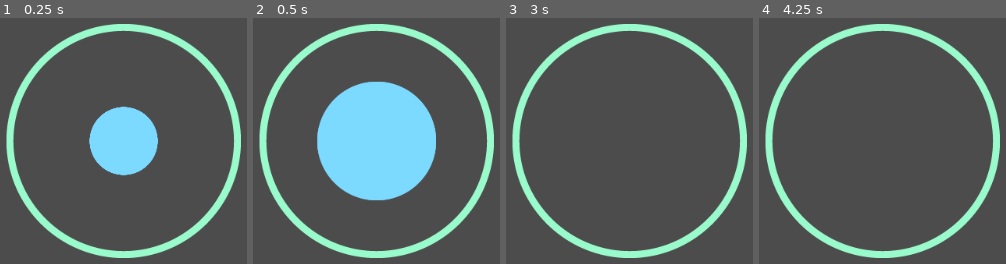
Above: before the commit, frames 1-4 (left to right).
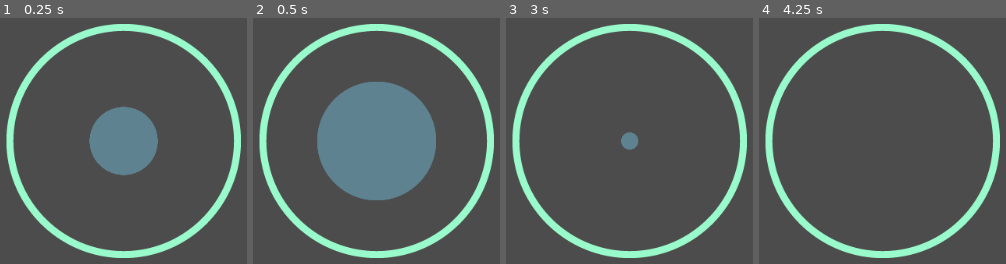
Above: after the commit, the same moments.

Repository: MikeTeok/test_butt_name
Game: Godot game, scene res://Game.tscn
Two runs of this game, one before a commit and one after it. Both use one fixed random seed, a clock stepped at 60 frames per second and the inputs below.
Inputs:
- Up to frame 1 (0.25 s): no input
- Up to frame 2 (0.5 s): no input
- Up to frame 3 (3 s): hold Space (ui_select) 0.53-1.28 s; tap Enter at 1.25, 2.75 s; tap Space (ui_select) at 1.35, 1.52, 1.82, 2, 2.85 s; hold Space (ui_select) 2.03-2.78 s
- Up to frame 4 (4.25 s): tap Space (ui_select) at 3.02, 3.32, 3.5 s; hold Space (ui_select) from 3.53 s (still down)

The runs differ from the first frame. In frame 1, 6.1% of the frame differs, in the area x 36-64%, y 35-65%; in frame 2, 18%, in the area x 25-75%, y 26-74%; in frame 3, 0.4%; in frame 4, nothing differs.

Commit message:
auto_creating circle
- auto continuously creating circle
- decrease transparency to able see incoming circle

Diff:
--- a/Game.gd
+++ b/Game.gd
@@ -1,16 +1,29 @@
 extends Node2D
 
 onready var butt_note_scene = preload("res://butt/butt.tscn")
-onready var butt_note = butt_note_scene.instance()
 
-# Called when the node enters the scene tree for the first time.
+var butt_note_list = []
+
+
 func _ready():
+	add_butt_note()
+
+func _process(delta):
+	pass
+
+func _input(delta):
+	if(Input.is_action_pressed("ui_select")):
+		var butt_note_delete = butt_note_list.pop_front()
+		if butt_note_delete != null:
+			butt_note_delete.queue_free()
+
+func add_butt_note():
+	var butt_note = butt_note_scene.instance()
 	butt_note.global_position = $"butt outline".global_position
 	butt_note.z_index = -1
+	butt_note_list.append(butt_note)
 	add_child(butt_note)
 
-func _process(delta):
-	if(Input.is_action_pressed("ui_select")):
-		var note = get_node_or_null("ButtNote")
-		if note != null:
-			note.queue_free()
+
+func _on_Timer_timeout():
+	add_butt_note()
--- a/Game.tscn
+++ b/Game.tscn
@@ -9,3 +9,9 @@
 [node name="butt outline" parent="." instance=ExtResource( 2 )]
 modulate = Color( 0.603922, 0.988235, 0.8, 1 )
 position = Vector2( 550, 300 )
+
+[node name="Timer" type="Timer" parent="."]
+wait_time = 3.0
+autostart = true
+
+[connection signal="timeout" from="Timer" to="." method="_on_Timer_timeout"]
--- a/butt/butt.tscn
+++ b/butt/butt.tscn
@@ -19,7 +19,7 @@
 }
 
 [node name="ButtNote" type="Node2D"]
-modulate = Color( 0.490196, 0.854902, 1, 1 )
+modulate = Color( 0.490196, 0.854902, 1, 0.384314 )
 script = ExtResource( 2 )
 
 [node name="Sprite" type="Sprite" parent="."]
Not shown, changed: ToDoList.txt
